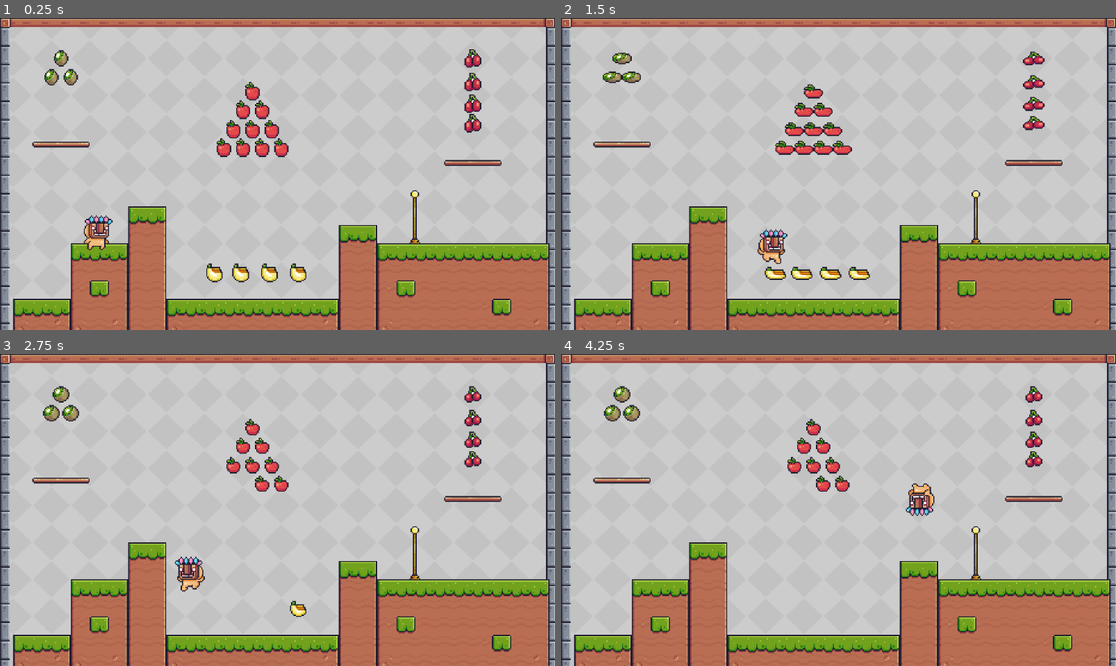
Above: before the commit, frames 1-4 (two rows, left to right).
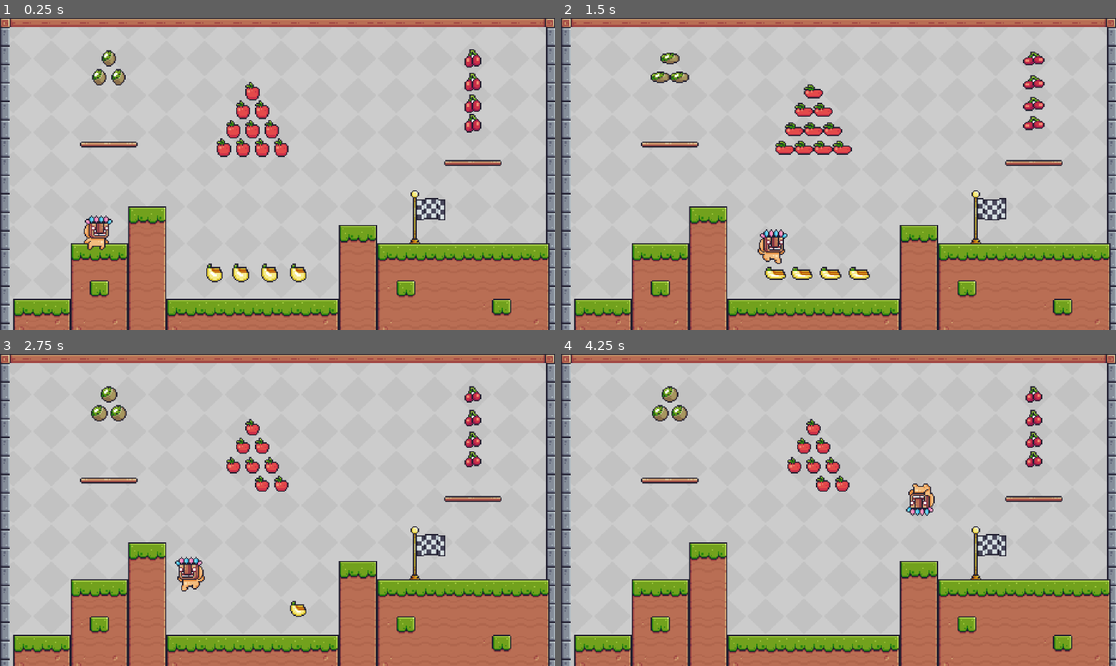
Above: after the commit, the same moments.

Repository: gurdasss/Pixel-Adventure-1
Game: Godot game, scene res://scenes/main.tscn
Two runs of this game, one before a commit and one after it. Both use one fixed random seed, a clock stepped at 60 frames per second and the inputs below.
Inputs:
- Up to frame 1 (0.25 s): no input
- Up to frame 2 (1.5 s): hold Right (moveRight) from 0.53 s (still down); tap Up (jump) at 0.6, 0.77, 1.07, 1.35 s
- Up to frame 3 (2.75 s): tap Up (jump) at 1.52, 1.82, 2.1 s; release Right (moveRight) at 2.03 s; hold Left (moveLeft) from 2.03 s (still down)
- Up to frame 4 (4.25 s): release Left (moveLeft) at 2.78 s; hold Right (moveRight) from 2.78 s (still down); tap Up (jump) at 2.85, 3.02, 3.32, 3.6, 3.77, 4.07 s

The runs differ from the first frame. In frame 1, 1.3% of the frame differs, in the area x 5-81%, y 10-65%; in frame 2, 1.4%; in frame 3, 1.5%, in the area x 5-81%, y 10-77%; in frame 4, 1.5%.

Commit message:
few updates

Diff:
--- a/scenes/Levels/level_1.tscn
+++ b/scenes/Levels/level_1.tscn
@@ -473,7 +473,7 @@
 tile_set = SubResource("TileSet_wymqu")
 
 [node name="Platforms" type="TileMapLayer" parent="."]
-tile_map_data = PackedByteArray("AAARAP//AAAiAAIAAAASAP//AAAjAAIAAAATAP//AAAkAAIAAAAUAP//AAAlAAIAAAAVAP//AAAmAAIAAAAWAP//AAAnAAIAAADm//3/AAAiAAIAAADn//3/AAAjAAIAAADo//3/AAAkAAIAAADp//3/AAAlAAIAAADq//3/AAAmAAIAAADr//3/AAAnAAIAAAA=")
+tile_map_data = PackedByteArray("AAARAP//AAAiAAIAAAASAP//AAAjAAIAAAATAP//AAAkAAIAAAAUAP//AAAlAAIAAAAVAP//AAAmAAIAAAAWAP//AAAnAAIAAADr//3/AAAiAAIAAADs//3/AAAjAAIAAADt//3/AAAkAAIAAADu//3/AAAlAAIAAADv//3/AAAmAAIAAADw//3/AAAnAAIAAAA=")
 tile_set = SubResource("TileSet_odtek")
 
 [node name="Apples" type="Node2D" parent="."]
@@ -544,6 +544,7 @@
 position = Vector2(14.08, 90.5468)
 
 [node name="Kiwies" type="Node2D" parent="."]
+position = Vector2(40, 0)
 
 [node name="Kiwi" parent="Kiwies" instance=ExtResource("6_cfjse")]
 position = Vector2(-184, -96)
--- a/scenes/Levels/level_2.tscn
+++ b/scenes/Levels/level_2.tscn
@@ -1,7 +1,9 @@
-[gd_scene load_steps=11 format=4 uid="uid://makoxnapn2wv"]
+[gd_scene load_steps=13 format=4 uid="uid://makoxnapn2wv"]
 
 [ext_resource type="PackedScene" uid="uid://dv17yww4kifoh" path="res://scenes/level_manager.tscn" id="1_crh42"]
 [ext_resource type="Texture2D" uid="uid://dn7o56386psqj" path="res://assets/Terrain/Terrain (16x16).png" id="2_lp1cf"]
+[ext_resource type="PackedScene" uid="uid://ddpyspbpgtrkl" path="res://scenes/Traps/arrow.tscn" id="3_0k75e"]
+[ext_resource type="PackedScene" uid="uid://dl25bfcgg0oe7" path="res://scenes/Boxes/box_3.tscn" id="4_wv1w2"]
 
 [sub_resource type="TileMapPattern" id="TileMapPattern_uui2t"]
 tile_data = PackedInt32Array(0, 262144, 0, 1, 327680, 0, 2, 0, 0, 3, 65536, 0)
@@ -277,4 +279,10 @@
 tile_map_data = PackedByteArray("AAD1/wgAAAAGAAIAAAD2/wgAAAAHAAIAAAD3/wgAAAAIAAIAAAD1/wcAAAAGAAEAAAD2/wcAAAAHAAEAAAD3/w …(1824 unchanged characters)…
 tile_set = SubResource("TileSet_bymhi")
 
+[node name="Arrow" parent="." instance=ExtResource("3_0k75e")]
+position = Vector2(-72, -16)
+
+[node name="Box 3" parent="." instance=ExtResource("4_wv1w2")]
+position = Vector2(-48, 32)
+
 [editable path="LevelManager"]
--- /dev/null
+++ b/scenes/Traps/arrow.tscn
@@ -0,0 +1,135 @@
+[gd_scene load_steps=20 format=3 uid="uid://ddpyspbpgtrkl"]
+
+[ext_resource type="Texture2D" uid="uid://cyi7ogoh8ydqd" path="res://assets/Traps/Arrow/Idle (18x18).png" id="1_7qj7s"]
+[ext_resource type="Script" path="res://scripts/arrow.gd" id="1_cjh2p"]
+[ext_resource type="Texture2D" uid="uid://bvs43dy7q4f8r" path="res://assets/Traps/Arrow/Hit (18x18).png" id="1_rm7ix"]
+
+[sub_resource type="CircleShape2D" id="CircleShape2D_bu7nd"]
+radius = 7.07107
+
+[sub_resource type="AtlasTexture" id="AtlasTexture_hacnj"]
+atlas = ExtResource("1_rm7ix")
+region = Rect2(0, 0, 18, 18)
+
+[sub_resource type="AtlasTexture" id="AtlasTexture_u5jr3"]
+atlas = ExtResource("1_rm7ix")
+region = Rect2(18, 0, 18, 18)
+
+[sub_resource type="AtlasTexture" id="AtlasTexture_mcilc"]
+atlas = ExtResource("1_rm7ix")
+region = Rect2(36, 0, 18, 18)
+
+[sub_resource type="AtlasTexture" id="AtlasTexture_pm72t"]
+atlas = ExtResource("1_rm7ix")
+region = Rect2(54, 0, 18, 18)
+
+[sub_resource type="AtlasTexture" id="AtlasTexture_03ky4"]
+atlas = ExtResource("1_7qj7s")
+region = Rect2(0, 0, 18, 18)
+
+[sub_resource type="AtlasTexture" id="AtlasTexture_otkm6"]
+atlas = ExtResource("1_7qj7s")
+region = Rect2(18, 0, 18, 18)
+
+[sub_resource type="AtlasTexture" id="AtlasTexture_hpymj"]
+atlas = ExtResource("1_7qj7s")
+region = Rect2(36, 0, 18, 18)
+
+[sub_resource type="AtlasTexture" id="AtlasTexture_hner8"]
+atlas = ExtResource("1_7qj7s")
+region = Rect2(54, 0, 18, 18)
+
+[sub_resource type="AtlasTexture" id="AtlasTexture_gtryo"]
+atlas = ExtResource("1_7qj7s")
+region = Rect2(72, 0, 18, 18)
+
+[sub_resource type="AtlasTexture" id="AtlasTexture_37ip1"]
+atlas = ExtResource("1_7qj7s")
+region = Rect2(90, 0, 18, 18)
+
+[sub_resource type="AtlasTexture" id="AtlasTexture_w7rd2"]
+atlas = ExtResource("1_7qj7s")
+region = Rect2(108, 0, 18, 18)
+
+[sub_resource type="AtlasTexture" id="AtlasTexture_lmyqw"]
+atlas = ExtResource("1_7qj7s")
+region = Rect2(126, 0, 18, 18)
+
+[sub_resource type="AtlasTexture" id="AtlasTexture_1q335"]
+atlas = ExtResource("1_7qj7s")
+region = Rect2(144, 0, 18, 18)
+
+[sub_resource type="AtlasTexture" id="AtlasTexture_neaww"]
+atlas = ExtResource("1_7qj7s")
+region = Rect2(162, 0, 18, 18)
+
+[sub_resource type="SpriteFrames" id="SpriteFrames_ardsw"]
+animations = [{
+"frames": [{
+"duration": 1.0,
+"texture": SubResource("AtlasTexture_hacnj")
+}, {
+"duration": 1.0,
+"texture": SubResource("AtlasTexture_u5jr3")
+}, {
+"duration": 1.0,
+"texture": SubResource("AtlasTexture_mcilc")
+}, {
+"duration": 1.0,
+"texture": SubResource("AtlasTexture_pm72t")
+}],
+"loop": false,
+"name": &"hit",
+"speed": 20.0
+}, {
+"frames": [{
+"duration": 1.0,
+"texture": SubResource("AtlasTexture_03ky4")
+}, {
+"duration": 1.0,
+"texture": SubResource("AtlasTexture_otkm6")
+}, {
+"duration": 1.0,
+"texture": SubResource("AtlasTexture_hpymj")
+}, {
+"duration": 1.0,
+"texture": SubResource("AtlasTexture_hner8")
+}, {
+"duration": 1.0,
+"texture": SubResource("AtlasTexture_gtryo")
+}, {
+"duration": 1.0,
+"texture": SubResource("AtlasTexture_37ip1")
+}, {
+"duration": 1.0,
+"texture": SubResource("AtlasTexture_w7rd2")
+}, {
+"duration": 1.0,
+"texture": SubResource("AtlasTexture_lmyqw")
+}, {
+"duration": 1.0,
+"texture": SubResource("AtlasTexture_1q335")
+}, {
+"duration": 1.0,
+"texture": SubResource("AtlasTexture_neaww")
+}],
+"loop": true,
+"name": &"idle",
+"speed": 20.0
+}]
+
+[node name="Arrow" type="Area2D"]
+collision_mask = 2
+script = ExtResource("1_cjh2p")
+
+[node name="CollisionShape2D" type="CollisionShape2D" parent="."]
+shape = SubResource("CircleShape2D_bu7nd")
+
+[node name="AnimatedSprite2D" type="AnimatedSprite2D" parent="."]
+sprite_frames = SubResource("SpriteFrames_ardsw")
+animation = &"idle"
+autoplay = "idle"
+frame_progress = 0.522904
+
+[connection signal="body_entered" from="." to="." method="_on_body_entered"]
+[connection signal="animation_finished" from="AnimatedSprite2D" to="." method="_on_animated_sprite_2d_animation_finished"]
--- /dev/null
+++ b/scenes/Traps/block.tscn
@@ -0,0 +1,56 @@
+[gd_scene load_steps=8 format=3 uid="uid://rrq4ikgjcwm5"]
+
+[ext_resource type="Texture2D" uid="uid://dvbbr62bu7m7f" path="res://assets/Traps/Blocks/Idle.png" id="1_2xf8s"]
+[ext_resource type="Texture2D" uid="uid://bfcaw3uuaqv85" path="res://assets/Traps/Blocks/HitTop (22x22).png" id="2_syja5"]
+
+[sub_resource type="AtlasTexture" id="AtlasTexture_alh8i"]
+atlas = ExtResource("2_syja5")
+region = Rect2(0, 0, 22, 22)
+
+[sub_resource type="AtlasTexture" id="AtlasTexture_s15ix"]
+atlas = ExtResource("2_syja5")
+region = Rect2(22, 0, 22, 22)
+
+[sub_resource type="AtlasTexture" id="AtlasTexture_fg6i5"]
+atlas = ExtResource("2_syja5")
+region = Rect2(44, 0, 22, 22)
+
+[sub_resource type="SpriteFrames" id="SpriteFrames_ums5c"]
+animations = [{
+"frames": [{
+"duration": 1.0,
+"texture": ExtResource("1_2xf8s")
+}],
+"loop": false,
+"name": &"default",
+"speed": 0.0
+}, {
+"frames": [{
+"duration": 1.0,
+"texture": SubResource("AtlasTexture_alh8i")
+}, {
+"duration": 1.0,
+"texture": SubResource("AtlasTexture_s15ix")
+}, {
+"duration": 1.0,
+"texture": SubResource("AtlasTexture_fg6i5")
+}],
+"loop": false,
+"name": &"hitTop",
+"speed": 20.0
+}]
+
+[sub_resource type="RectangleShape2D" id="RectangleShape2D_gsw5r"]
+size = Vector2(16, 16)
+
+[node name="Block" type="Area2D"]
+
+[node name="AnimatedSprite2D" type="AnimatedSprite2D" parent="."]
+sprite_frames = SubResource("SpriteFrames_ums5c")
+animation = &"hitTop"
+autoplay = "default"
+frame = 2
+frame_progress = 1.0
+
+[node name="CollisionShape2D" type="CollisionShape2D" parent="."]
+shape = SubResource("RectangleShape2D_gsw5r")
--- a/scenes/checkpoint.tscn
+++ b/scenes/checkpoint.tscn
@@ -1,8 +1,6 @@
-[gd_scene load_steps=43 format=3 uid="uid://c6q41q5dkn4hw"]
+[gd_scene load_steps=41 format=3 uid="uid://c6q41q5dkn4hw"]
 
 [ext_resource type="Texture2D" uid="uid://dmcy8j1mlackw" path="res://assets/Items/Checkpoints/Checkpoint/Checkpoint (Flag Idle)(64x64).png" id="1_adech"]
-[ext_resource type="Texture2D" uid="uid://uiowj4sekqql" path="res://assets/Items/Checkpoints/Checkpoint/Checkpoint (No Flag).png" id="1_ugno2"]
-[ext_resource type="Script" path="res://scripts/checkpoint.gd" id="1_xrd2q"]
 [ext_resource type="Texture2D" uid="uid://blagrwt5ebsre" path="res://assets/Items/Checkpoints/Checkpoint/Checkpoint (Flag Out) (64x64).png" id="2_nfkbt"]
 
 [sub_resource type="AtlasTexture" id="AtlasTexture_esvg0"]
@@ -268,14 +266,6 @@
 "loop": false,
 "name": &"flag out",
 "speed": 20.0
-}, {
-"frames": [{
-"duration": 1.0,
-"texture": ExtResource("1_ugno2")
-}],
-"loop": false,
-"name": &"idle",
-"speed": 0.0
 }]
 
 [sub_resource type="RectangleShape2D" id="RectangleShape2D_icp0p"]
@@ -283,12 +273,11 @@
 
 [node name="Checkpoint" type="Area2D"]
 collision_mask = 2
-script = ExtResource("1_xrd2q")
 
 [node name="AnimatedSprite2D" type="AnimatedSprite2D" parent="."]
 sprite_frames = SubResource("SpriteFrames_lkkrg")
-animation = &"idle"
-autoplay = "idle"
+animation = &"flag idle"
+autoplay = "flag idle"
 
 [node name="CollisionShape2D" type="CollisionShape2D" parent="."]
 position = Vector2(-4, 8)
--- a/scenes/player.tscn
+++ b/scenes/player.tscn
@@ -1,6 +1,7 @@
-[gd_scene load_steps=3 format=3 uid="uid://vngudytnu2ti"]
+[gd_scene load_steps=4 format=3 uid="uid://vngudytnu2ti"]
 
 [ext_resource type="Script" path="res://scripts/player.gd" id="1_4iii2"]
+[ext_resource type="Texture2D" uid="uid://bjpohsehg8aic" path="res://assets/Other/Dust Particle.png" id="2_ip367"]
 
 [sub_resource type="CircleShape2D" id="CircleShape2D_w840n"]
 radius = 10.0499
@@ -12,3 +13,33 @@
 
 [node name="CollisionShape2D" type="CollisionShape2D" parent="."]
 shape = SubResource("CircleShape2D_w840n")
+
+[node name="Running Dust" type="CPUParticles2D" parent="."]
+position = Vector2(0, 15)
+emitting = false
+amount = 2
+lifetime = 0.1
+one_shot = true
+texture = ExtResource("2_ip367")
+spread = 15.0
+gravity = Vector2(0, 0)
+initial_velocity_min = 50.0
+initial_velocity_max = 150.0
+scale_amount_min = 0.2
+scale_amount_max = 0.5
+
+[node name="Jump Dust" type="CPUParticles2D" parent="."]
+position = Vector2(0, 15)
+emitting = false
+lifetime = 0.2
+one_shot = true
+speed_scale = 1.5
+explosiveness = 1.0
+texture = ExtResource("2_ip367")
+direction = Vector2(1, -1)
+spread = 90.0
+gravity = Vector2(0, 0)
+initial_velocity_min = 50.0
+initial_velocity_max = 100.0
+scale_amount_min = 0.2
+scale_amount_max = 0.5
--- a/scripts/checkpoint.gd
+++ b/scripts/arrow.gd
@@ -3,8 +3,9 @@
 @onready var animated_sprite: AnimatedSprite2D = $AnimatedSprite2D
 
 func _on_body_entered(body: Node2D) -> void:
-	animated_sprite.play("flag out")
+	animated_sprite.play("hit")
+	body.velocity.y += -300
 
 
 func _on_animated_sprite_2d_animation_finished() -> void:
-	animated_sprite.play("flag idle")
+	queue_free()
--- a/scripts/box_area.gd
+++ b/scripts/box_area.gd
@@ -40,7 +40,7 @@
 		animatedSprite.play("hit")
 		numberOfHits -= 1
 
-	# numberOfHits is zero or negative
+	# numberOfHits is zero
 	if is_instance_valid(animatedSprite) and not numberOfHits:
 		animatedSprite.queue_free()
 		cpu_particles.emitting = true # start emitting particles
--- a/scripts/player.gd
+++ b/scripts/player.gd
@@ -6,6 +6,9 @@
 var flag: bool = true
 
 var currentSkin: AnimatedSprite2D
+
+@onready var running_dust: CPUParticles2D = $"Running Dust"
+@onready var jump_dust: CPUParticles2D = $"Jump Dust"
 
 func _ready() -> void:
 	# instantiate the skin Manager that contains
@@ -31,6 +34,7 @@
 
 		if Input.is_action_just_pressed("jump") and flag:
 			currentSkin.play("double jump")
+			jump_dust.emitting = true
 			velocity.y = -250
 			flag = false
 
@@ -40,6 +44,7 @@
 	# Handle jump.
 	if Input.is_action_just_pressed("jump") and is_on_floor():
 		currentSkin.play("jump")
+		jump_dust.emitting = true
 		velocity.y = JUMP_VELOCITY
 		flag = true
 
@@ -47,13 +52,17 @@
 
 	if direction > 0:
 		currentSkin.flip_h = false
+		running_dust.direction.x = -1
 	elif direction < 0:
 		currentSkin.flip_h = true
+		running_dust.direction.x = 1
+
 
 	if direction:
 		velocity.x = direction * SPEED
 		if is_on_floor():
 			currentSkin.play("run")
+			running_dust.emitting = true
 	else:
 		velocity.x = move_toward(velocity.x, 0, SPEED)
 		if is_on_floor():
Not shown: 1 places in scenes/main.tscn that only renumber resources
